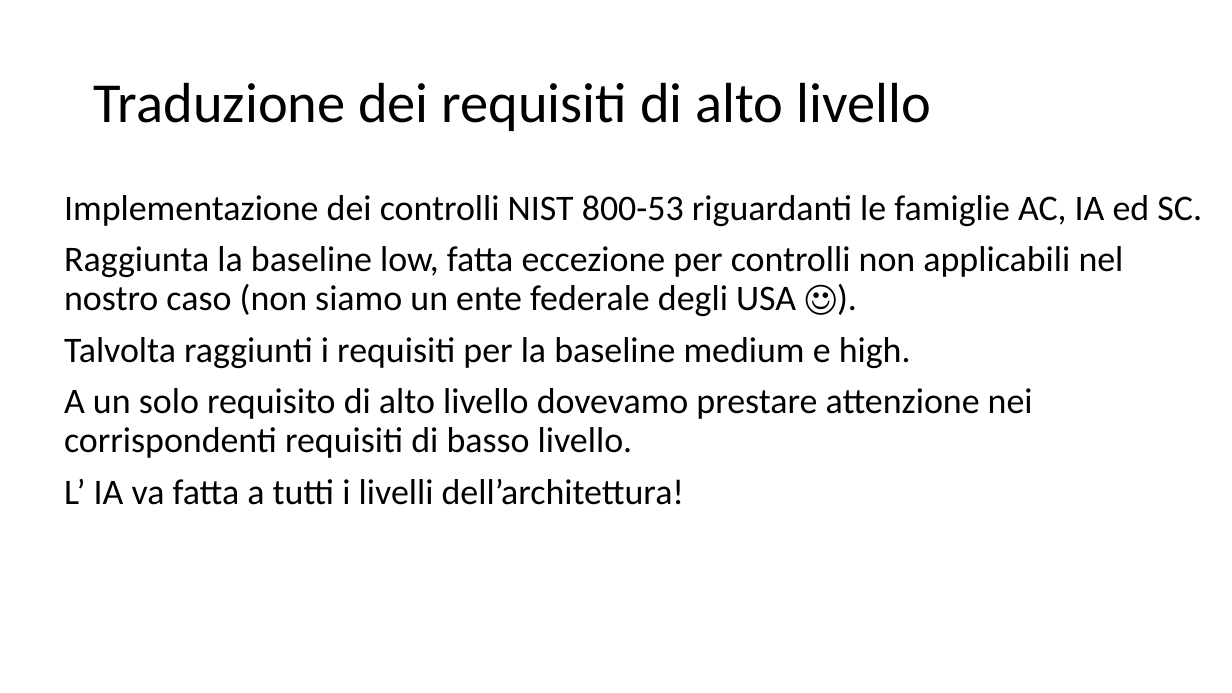
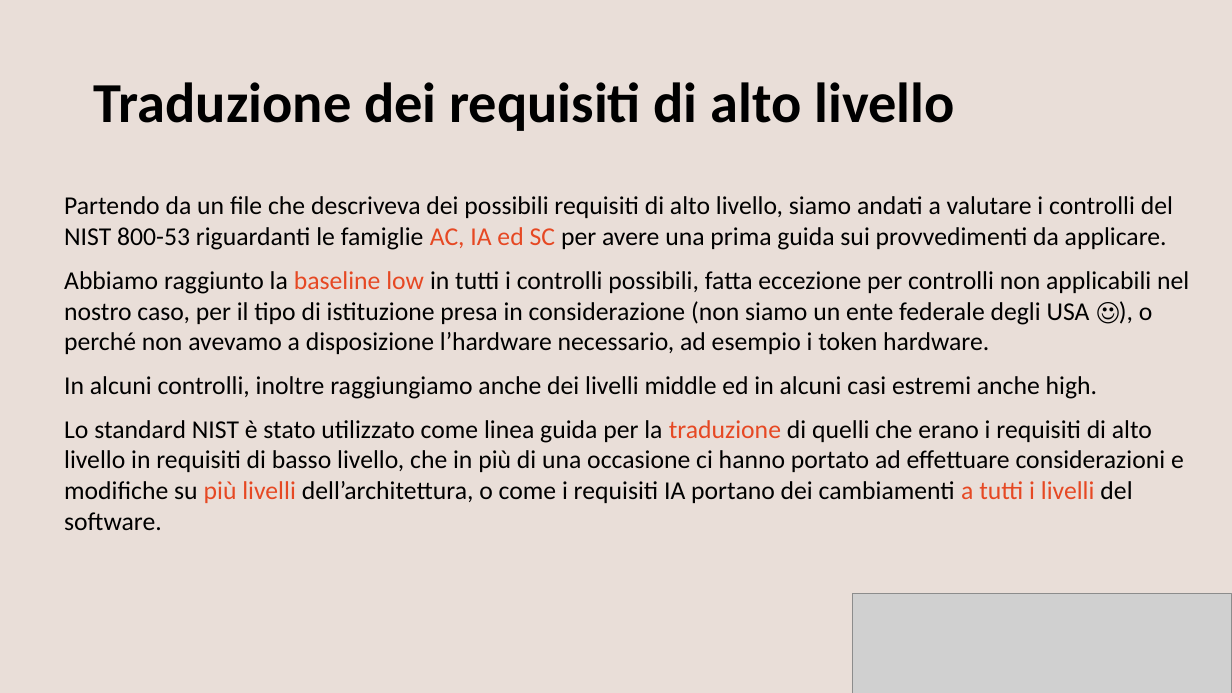
Before and after one commit to marcobarlo/GreenhouseSec, a slide deck: slide 5 of pres.pptx. Drawn at 1232x693 pixels with LibreOffice and Linux fonts; fonts in the diff are those of the drawing; grey boxes stand for pictures. Boxes give left, top, right and bottom in pixels: in the first picture for what was removed or moved away, otherwise in the second. Text is boxed around its words. In the diff, an @@ line names an element or a change of style, - is before the commit and + after.

```diff
--- a/pres.pptx
+++ b/pres.pptx
@@ background #FFFFFF to #EADEDA @@
@@ title "Traduzione dei requisiti di alto ..." at box(94, 82, 954, 131): bold on @@
@@ text at box(64, 196, 1189, 530): text changed; size 28 to 20 pt @@
-Implementazione dei controlli NIST 800-53 riguardanti le famiglie AC, IA ed SC.
-Raggiunta la baseline low, fatta eccezione per controlli non applicabili nel nostro caso (non siamo un ente federale degli USA ☺).
-Talvolta raggiunti i requisiti per la baseline medium e high.
-A un solo requisito di alto livello dovevamo prestare attenzione nei corrispondenti requisiti di basso livello.
-L’ IA va fatta a tutti i livelli dell’architettura!
+Partendo da un file che descriveva dei possibili requisiti di alto livello, siamo andati a valutare i controlli del NIST 800-53 riguardanti le famiglie AC, IA ed SC per avere una prima guida sui provvedimenti da applicare.
+Abbiamo raggiunto la baseline low in tutti i controlli possibili, fatta eccezione per controlli non applicabili nel nostro caso, per il tipo di istituzione presa in considerazione (non siamo un ente federale degli USA ☺), o perché non avevamo a disposizione l’hardware necessario, ad esempio i token hardware.
+In alcuni controlli, inoltre raggiungiamo anche dei livelli middle ed in alcuni casi estremi anche high.
+Lo standard NIST è stato utilizzato come linea guida per la traduzione di quelli che erano i requisiti di alto livello in requisiti di basso livello, che in più di una occasione ci hanno portato ad effettuare considerazioni e modifiche su più livelli dell’architettura, o come i requisiti IA portano dei cambiamenti a tutti i livelli del software.
@@ picture added at box(852, 593, 1232, 693) @@
```
Also in this commit, not shown: 14 other slides changed, 6 slides added, 3 slides removed, 56 other files.
